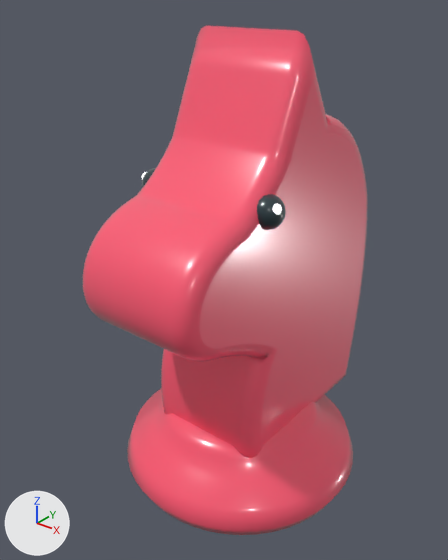
An edit to the glTF model apps/client/public/models/knight.glb, drawn before and after from the same camera.
The view is the same before and after, from a camera (50 mm lens) standing at (0.948, -1.267, 1.385) and looking at (-0.032, -0.042, 0.625). Arrows for +X, +Y and +Z are at lower left; the lights stay in place. The older version comes first. Vertices at exactly the same position are counted once.

Objects in the first picture: 'knight'.
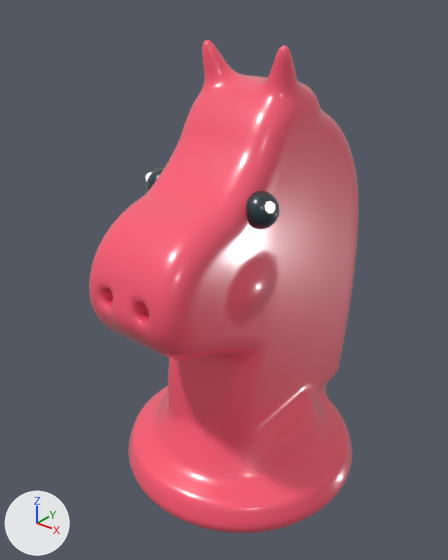
The change, as JSON lines over the scene's bpy script:
```json
{"block": "me_knight", "where": "# used by ob_knight; location = (0.0, 0.0, 0.0)"}
{"op": "remove", "block": "me_knight", "code": "me_knight.from_pydata(...)  # 2298 vertices, 4572 faces; spans x -0.36..0.36, y -0.436..0.431, z 0.0..1.279"}
{"op": "add", "block": "me_knight", "code": "me_knight.from_pydata(...)  # 4878 vertices, 9736 faces; spans x -0.356..0.356, y -0.459..0.446, z 0.0..1.248"}
{"block": "me_knight", "change": "me_knight part 1: a new loose piece, a UV sphere (16 segments, 10 rings, poles along z) spanning x -0.2..-0.11, y -0.185..-0.095, z 0.855..0.945, in mat_eye (dark cyan #0f2e36)"}
{"block": "me_knight", "change": "me_knight part 2: a new loose piece, a UV sphere (16 segments, 10 rings, poles along z) spanning x 0.11..0.2, y -0.185..-0.095, z 0.855..0.945, in mat_eye (dark cyan #0f2e36)"}
{"block": "me_knight", "change": "me_knight part 3: the loose piece of 42 vertices spanning x 0.191..0.219, y -0.164..-0.136, z 0.901..0.929 is moved by (-0.018, -0.002, 0.001)"}
{"block": "me_knight", "change": "me_knight part 4: the loose piece of 1200 vertices spanning x -0.18..0.18, y -0.436..0.431, z 0.155..1.279 is rebuilt with 4502 vertices and now spans x -0.356..0.356, y -0.459..0.446, z 0.0..1.248"}
{"block": "me_knight", "change": "me_knight part 5: the loose piece of 362 vertices spanning x -0.217..-0.133, y -0.182..-0.098, z 0.858..0.942 is deleted"}
{"block": "me_knight", "change": "me_knight part 6: the loose piece of 362 vertices spanning x 0.133..0.217, y -0.182..-0.098, z 0.858..0.942 is deleted"}
{"block": "me_knight", "change": "other edits to the shape of me_knight do not show in these pictures"}
```

Location of each change, [x1, y1, x2, y2] in pixels of the pictures (448 x 560 px; the box of a moved part takes in the faces that stretch with it):
```json
{"object": "knight", "change": "reshaped", "before": [83, 26, 367, 535], "after": [89, 40, 358, 533]}
{"part": 1, "of": "me_knight", "change": "added", "after": [146, 168, 164, 191], "on screen": "mostly hidden"}
{"part": 2, "of": "me_knight", "change": "added", "after": [246, 191, 279, 229]}
{"part": 3, "of": "me_knight", "change": "moved or reshaped", "before": [273, 204, 282, 215], "after": [265, 201, 275, 213]}
{"part": 4, "of": "me_knight", "change": "rebuilt", "before": [83, 26, 367, 458], "after": [89, 40, 358, 533], "on screen": "14% taller"}
{"part": 5, "of": "me_knight", "change": "deleted", "before": [142, 168, 156, 187], "on screen": "mostly hidden"}
{"part": 6, "of": "me_knight", "change": "deleted", "before": [257, 194, 286, 230]}
```
